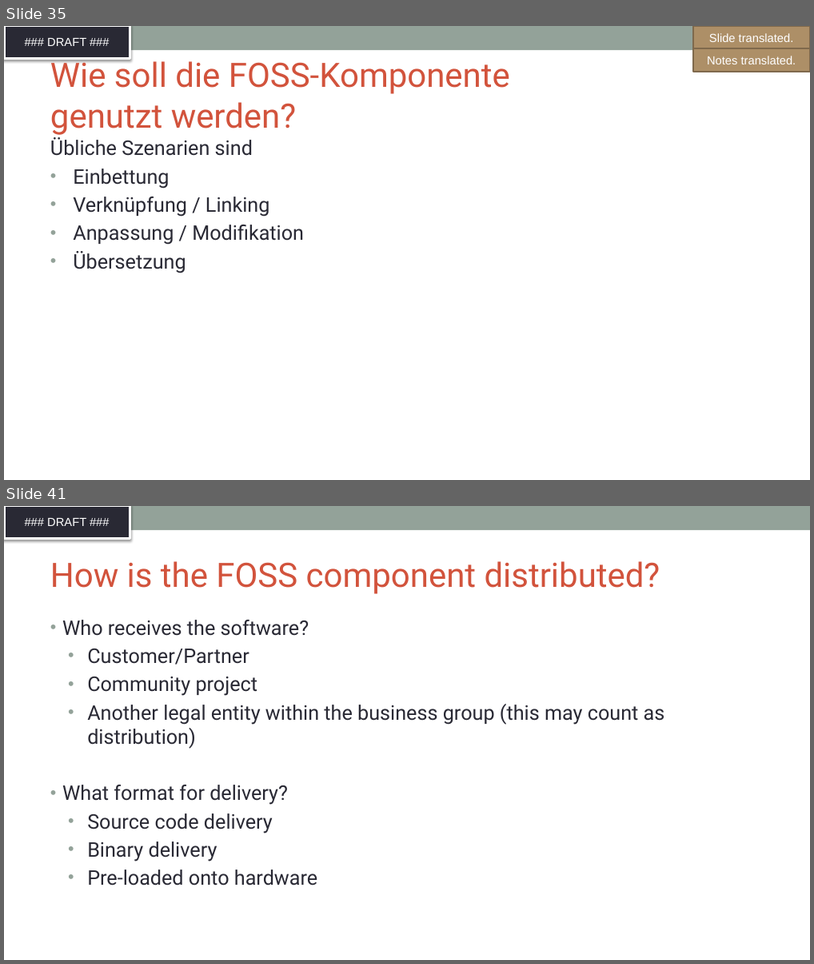
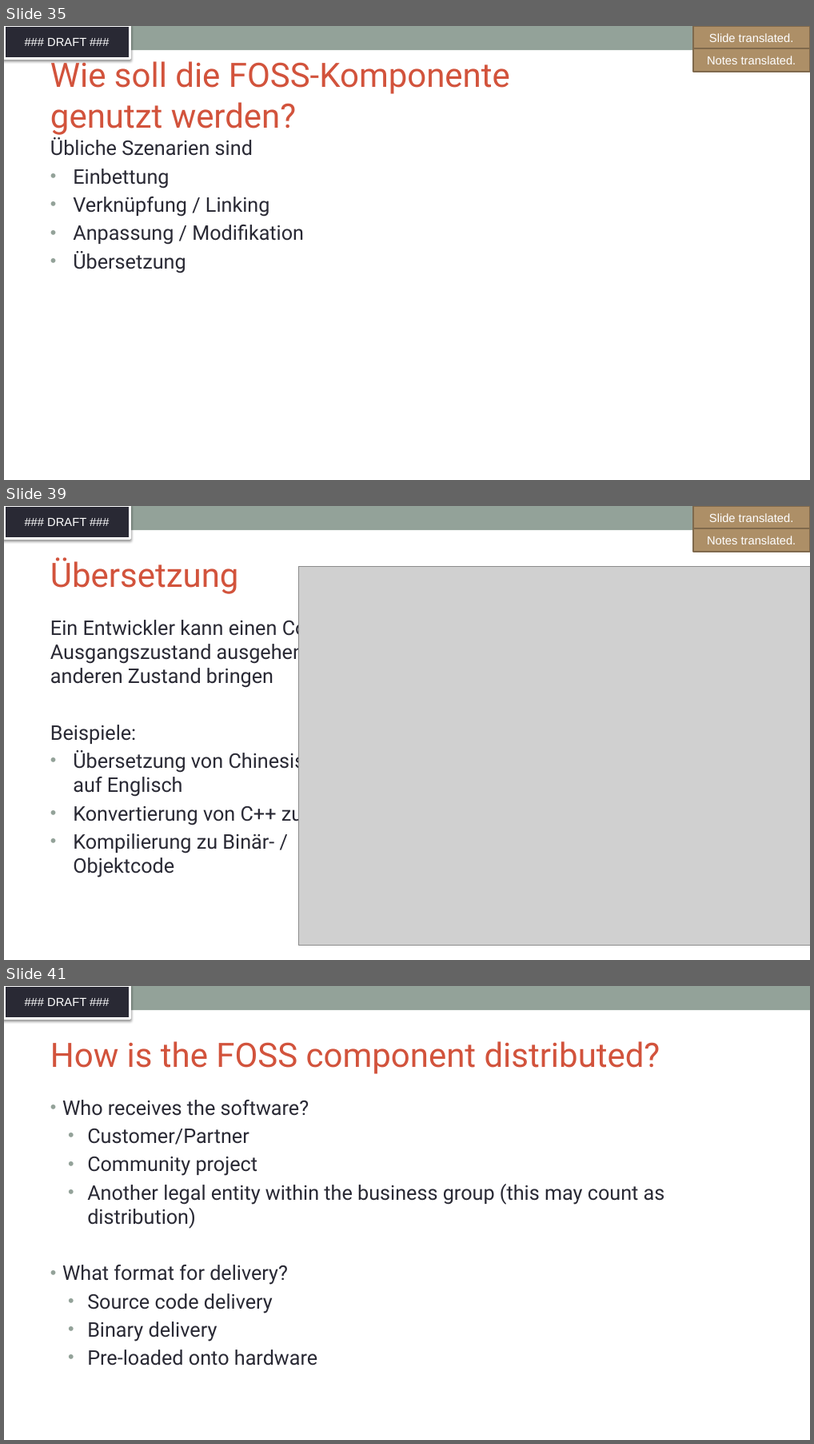
Before and after one commit to SThanheiser/curriculum, a slide deck: translation-DE/slides/DFT_openchain-curriculum-for-1-1_GER.pptx. Shown one above the other, each under a label of ours: slides 35 and 41 before the commit, slides 35, 39 and 41 after it; the slides between them are not shown. The pictures are 814x964 and 814x1444 pixels, drawn with LibreOffice and Linux fonts; fonts in the diff are those of the drawing; grey boxes stand for pictures; background and template pictures are left out. Boxes give left, top, right and bottom in pixels: in the first picture for what was removed or moved away, otherwise in the second. Text is boxed around its words. In the diff, an @@ line names an element or a change of style, - is before the commit and + after.

Commit message:
Translation of slides 32, 36-40

```diff
--- a/translation-DE/slides/DFT_openchain-curriculum-for-1-1_GER.pptx
+++ b/translation-DE/slides/DFT_openchain-curriculum-for-1-1_GER.pptx
@@ slide 39 added at <box>4,506,810,960</box>, background #FFFFFF; not listed: 2 template elements that a slide beside it also shows @@
@@ rectangle added at <box>694,506,810,529</box>, fill #AD8F67, outline #806A4C 2 pt, 14 pt, text #FFFFFF @@
+Slide translated.
@@ rectangle added at <box>694,528,810,552</box>, fill #AD8F67, outline #806A4C 2 pt, 14 pt, text #FFFFFF @@
+Notes translated.
@@ title added at <box>50,557,239,594</box>, 40 pt, text #D2533C @@
+Übersetzung
@@ picture added at <box>298,567,810,944</box> @@
@@ text added at <box>50,616,329,877</box>, 24 pt, text #292934 @@
+Ein Entwickler kann einen Code vom Ausgangszustand ausgehend in einen anderen Zustand bringen
+Beispiele:
+• Übersetzung von Chinesisch
+  auf Englisch
+• Konvertierung von C++ zu Java
+• Kompilierung zu Binär- / Objektcode
```
Also in this commit, not shown: 1 slide changed, 4 other slides added, 5 slides removed.
